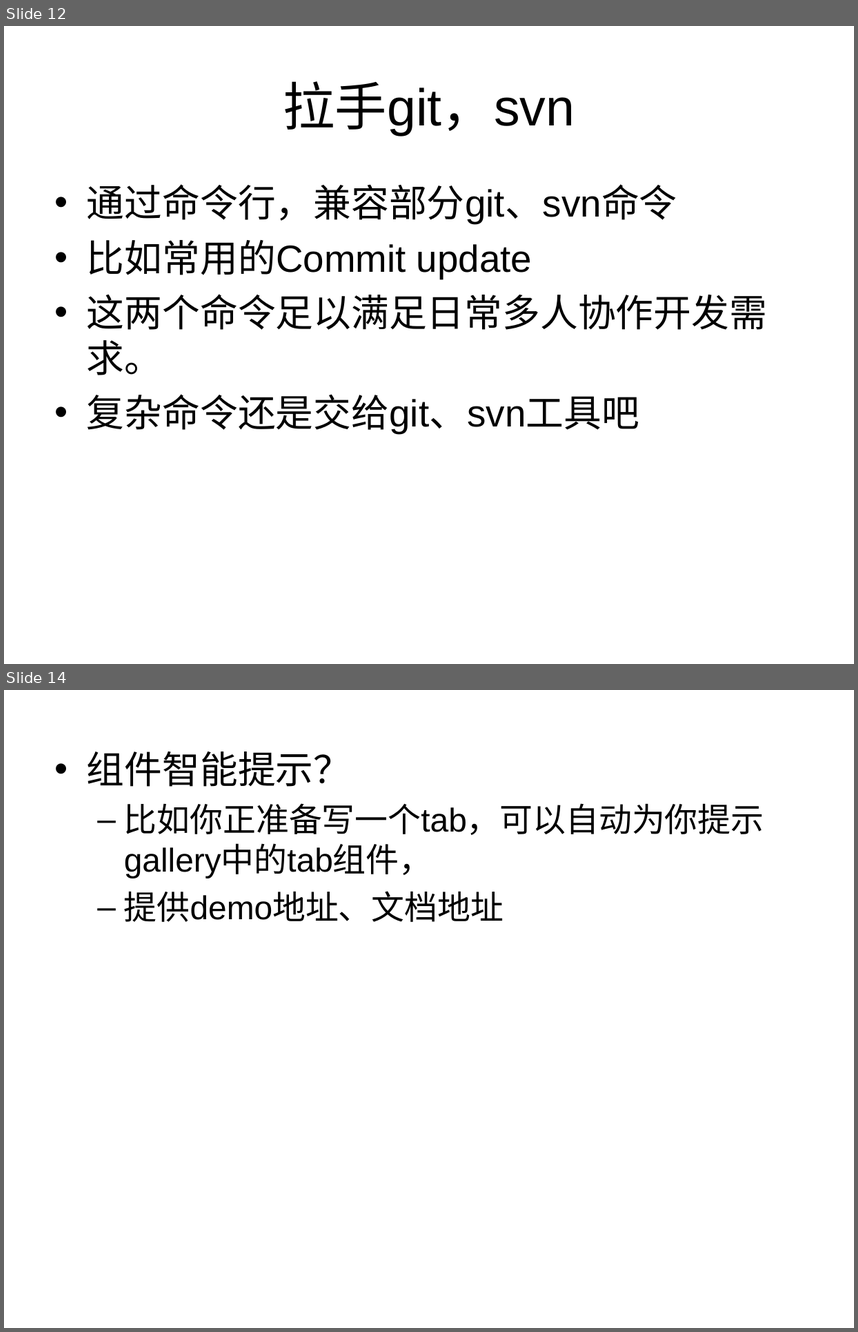
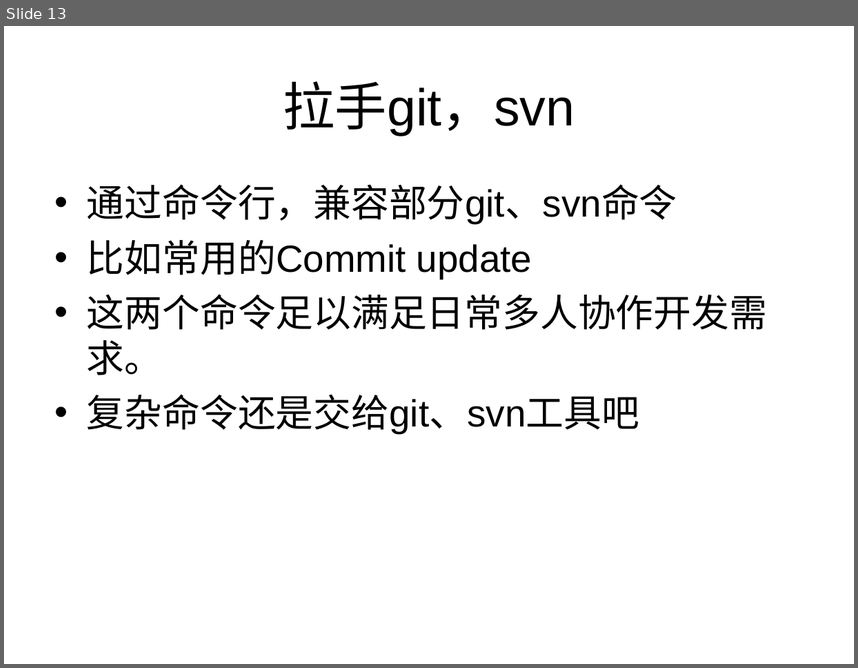
Before and after one commit to 306808700/hcs, a slide deck: 1.0/guide/HCS 基于chrome的命令行的编辑工具.ppt. Shown one above the other, each under a label of ours: slides 12 and 14 before the commit, slide 13 after it; the slides between them are not shown. The pictures are 858x1332 and 858x668 pixels, drawn with LibreOffice and Linux fonts; fonts in the diff are those of the drawing. Boxes give left, top, right and bottom in pixels: in the first picture for what was removed or moved away, otherwise in the second. Text is boxed around its words. In the diff, an @@ line names an element or a change of style, - is before the commit and + after.

```diff
--- a/1.0/guide/HCS 基于chrome的命令行的编辑工具.ppt
+++ b/1.0/guide/HCS 基于chrome的命令行的编辑工具.ppt
@@ slide 14 removed at bbox=[4, 690, 854, 1328], background #FFFFFF @@
@@ text removed at bbox=[87, 751, 764, 922] @@
-• 组件智能提示？
-  – 比如你正准备写一个tab，可以自动为你提示gallery中的tab组件，
-  – 提供demo地址、文档地址
@@ what was slide 12 is now slide 13 @@
```
Also in this commit, not shown: 5 slides changed, 4 slides added, 1 other slide removed, 6 other files.
